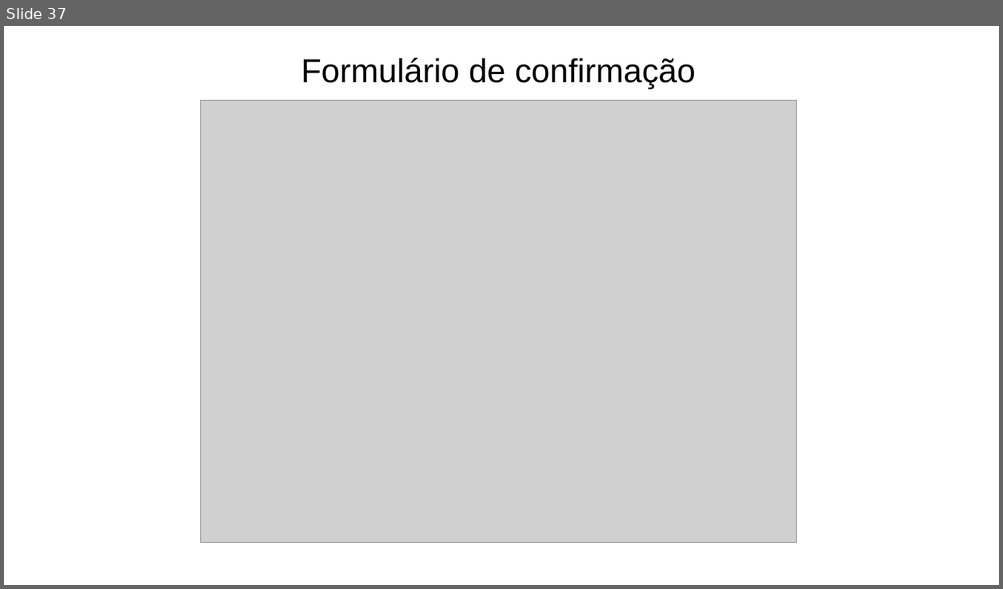
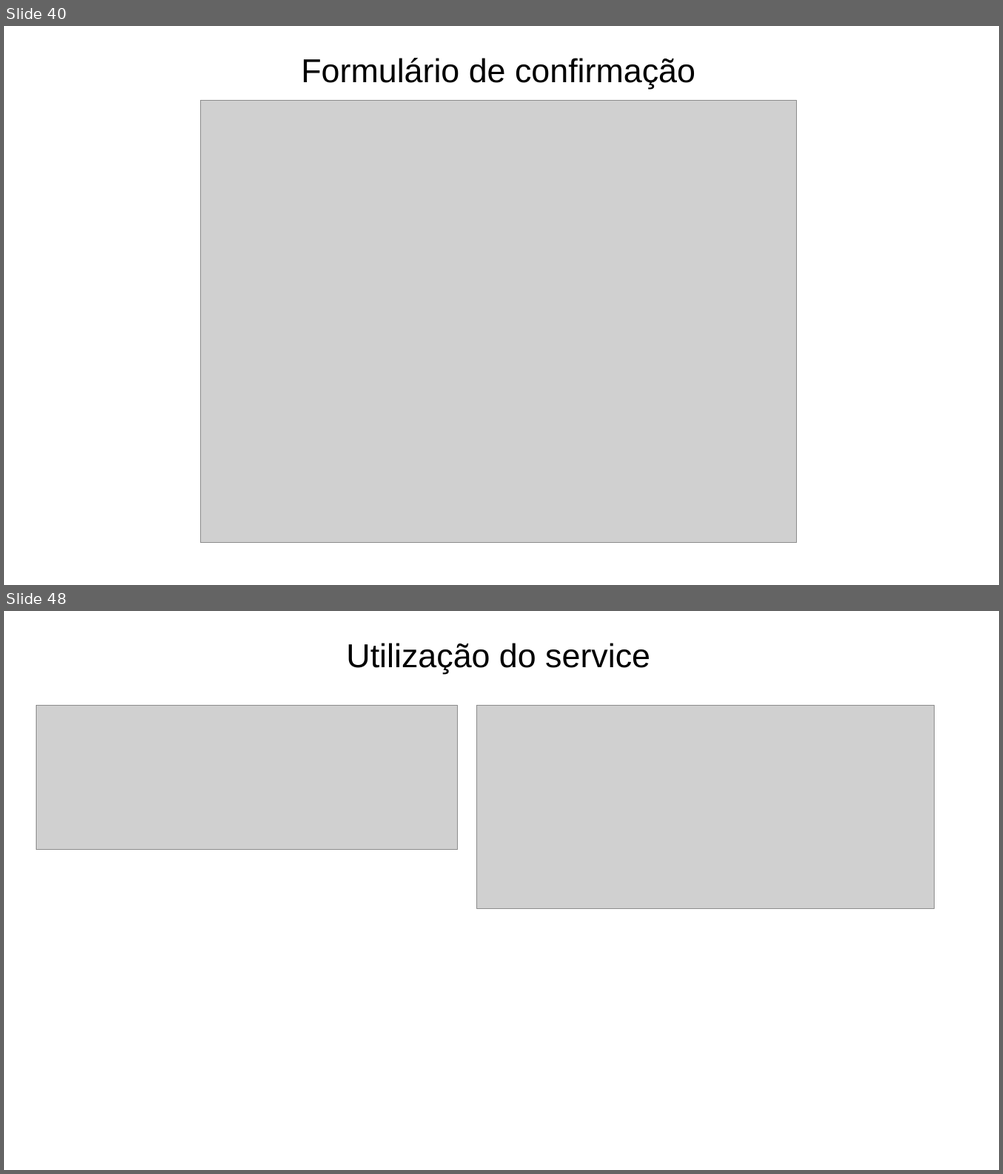
Before and after one commit to prodest/workshop-aspnet-core-mvc, a slide deck: workshop-aspnet-core-mvc.pptx. Shown one above the other, each under a label of ours: slide 37 before the commit, slides 40 and 48 after it; the slides between them are not shown. The pictures are 1003x589 and 1003x1174 pixels, drawn with LibreOffice and Linux fonts; fonts in the diff are those of the drawing; grey boxes stand for pictures; background and template pictures are left out. Boxes give left, top, right and bottom in pixels: in the first picture for what was removed or moved away, otherwise in the second. Text is boxed around its words. In the diff, an @@ line names an element or a change of style, - is before the commit and + after.

```diff
--- a/workshop-aspnet-core-mvc.pptx
+++ b/workshop-aspnet-core-mvc.pptx
@@ slide 48 added at box(4, 611, 999, 1170), background #FFFFFF @@
@@ text added at box(346, 643, 650, 674), 32 pt, text #000000 @@
+Utilização do service
@@ picture added at box(36, 705, 458, 849) @@
@@ picture added at box(477, 705, 934, 908) @@
@@ what was slide 37 is now slide 40 @@
```
Also in this commit, not shown: 3 slides changed, 10 other slides added, 12 other files.
